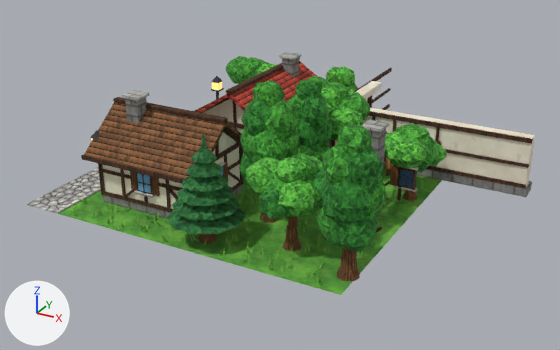
The glTF model assets/models/town_b/chunk_2_3.glb as it was, and as the next commit left it.
Rendered twice from a 50 mm lens placed at (57.9, -86.7, 15.7), pointed at (41.1, -56.1, 0.4). Lighting does not change. The marker at lower left points along +X, +Y and +Z. The older version comes first. Vertices at exactly the same position are counted once.

Objects in the first picture: 'chunk_2_3'.
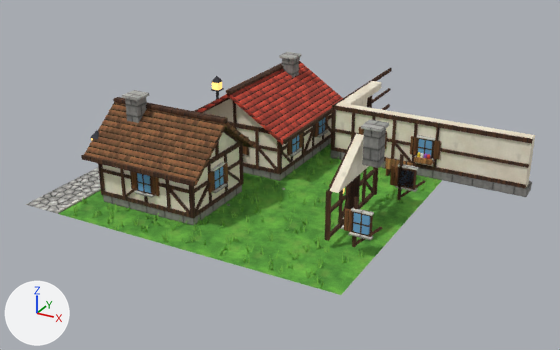
Changed parts and their boxes (x1, y1, x2, y2) in the pictures (560 x 350 px; the box of a moved part takes in the faces that stretch with it):
part 1 of me_chunk_2_3, moved or reshaped (mostly hidden before): before (385, 181, 390, 186); after (401, 180, 426, 197)
part 2 of me_chunk_2_3, deleted (green): before (167, 56, 447, 282)
part 3 of me_chunk_2_3, cut back (mostly hidden): after (198, 134, 331, 212)

The change, as a list of edits to the scene's bpy script:
```text
Change me_chunk_2_3:
    used by ob_chunk_2_3; location = (0.0, 0.0, 0.0)
    remove me_chunk_2_3.from_pydata(...)  # 15373 vertices, 23771 faces; spans x 32.0..52.1, y -64.3..-44.0, z 0.0..6.4
    add me_chunk_2_3.from_pydata(...)  # 11531 vertices, 16353 faces; spans x 32.0..52.1, y -64.0..-44.0, z 0.0..4.9
    me_chunk_2_3 part 1: the loose piece of 8 vertices spanning x 46.0..47.2, y -56.0..-55.9, z 0.5..1.6 is moved by (1.2, 0.0, 0.0)
    me_chunk_2_3 part 2: 108 loose pieces with 3858 vertices, spanning x 33.1..48.9, y -64.3..-47.1, z 0.0..6.4, are deleted
    me_chunk_2_3 part 3
    12 vertices are removed from x 37.6..39.7, y -58.0..-49.9, z 0.5..1.6
    44 faces are deleted
    4 vertices move within x 37.5..38.5, y -58.0..-49.9, z 1.5
    22 vertices are added at x 36.3..41.0, y -58.0..-49.9, z 0.5..1.6
    6 new vertices lie (1.1, 0.0, -1.0) away from vertices in x 38.8..39.9, y -58.0..-49.9, z 1.5..1.6
    68 new faces join them, mat_timber
    remove me_chunk_2_3.materials.append(mat_leaf_b)
    remove me_chunk_2_3.materials.append(mat_trunk)
    remove me_chunk_2_3.materials.append(mat_leaf_a)
    remove me_chunk_2_3.materials.append(mat_leaf_c)
    remove me_chunk_2_3.materials.append(mat_leaf_pine)
```
